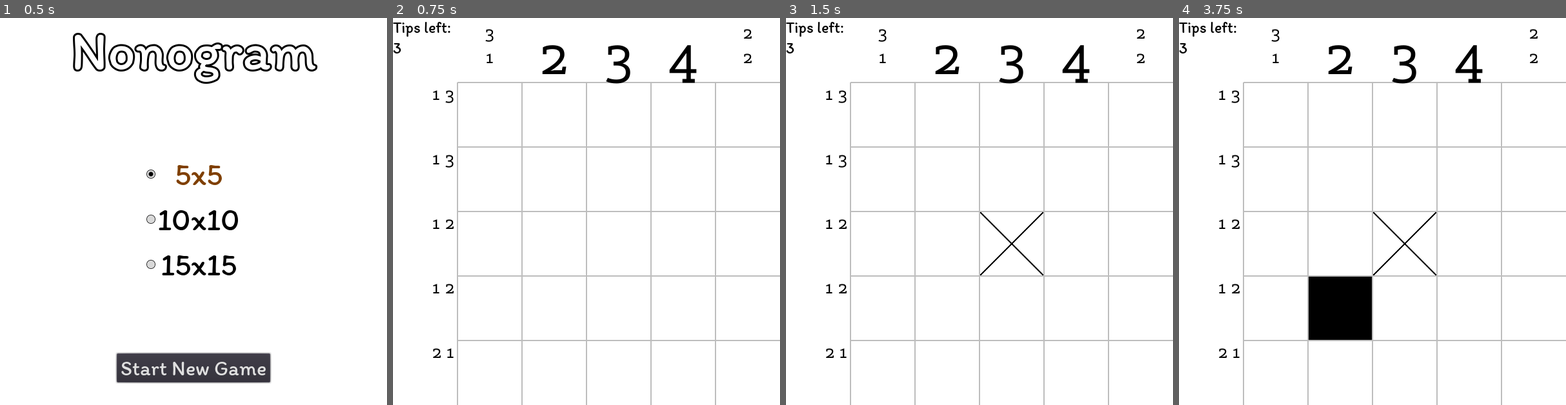
Above: before the commit, frames 1-4 (left to right).
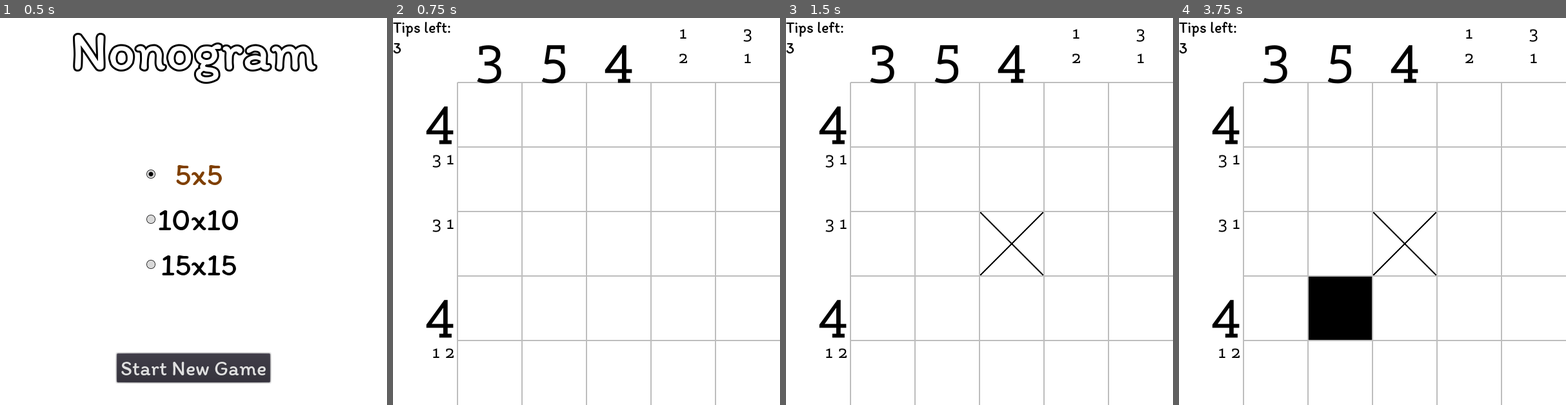
Above: after the commit, the same moments.

Repository: cacilhas/nonogram
Game: Godot game, scene res://Menu.tscn
Same seed, same stepped clock (60 frames per second), same inputs: the game is played once before the commit and once after it.
Inputs (mouse positions are in pixels of both pictures, inside the frame that each line leads up to):
- Up to frame 1 (0.5 s): no input
- Up to frame 2 (0.75 s): click "Start New Game" at 0.5 s
- Up to frame 3 (1.5 s): tap Enter at 1.25 s; move the mouse to (1010, 242) at 1.27 s; hold Right from 1.28 s (still down); hold Ctrl from 1.28 s (still down); click (1010, 242) at 1.42 s
- Up to frame 4 (3.75 s): tap Space at 2, 3.5 s; move the mouse to (1295, 230) at 2.02 s; release Right at 2.03 s; release Ctrl at 2.03 s; tap Shift at 2.1, 3.6 s; tap Enter at 2.75 s; move the mouse to (1411, 126) at 2.77 s; hold Ctrl 2.78-3.53 s; hold Right from 2.78 s (still down); move the mouse to (1353, 288) at 3.52 s; click (1353, 288) at 3.67 s

Frame 1 is identical in both runs. In frame 2, 2.2% of the frame differs, in the area x 8-93%, y 2-88%; in frame 3, 2.2%; in frame 4, 2.2%.

Commit message:
fix maze generation

Diff:
--- a/Maze.gd
+++ b/Maze.gd
@@ -13,7 +13,7 @@
 func build() -> void:
 	_data = PoolByteArray()
 	for _i in size*size:
-		_data.append(randi() % 2)  # TODO: use a better maze algorithm
+		_data.append(0 if randi() % 3 == 0 else 1)  # TODO: use a better maze algorithm
 	_hash = array_hash(_data)
 
 
